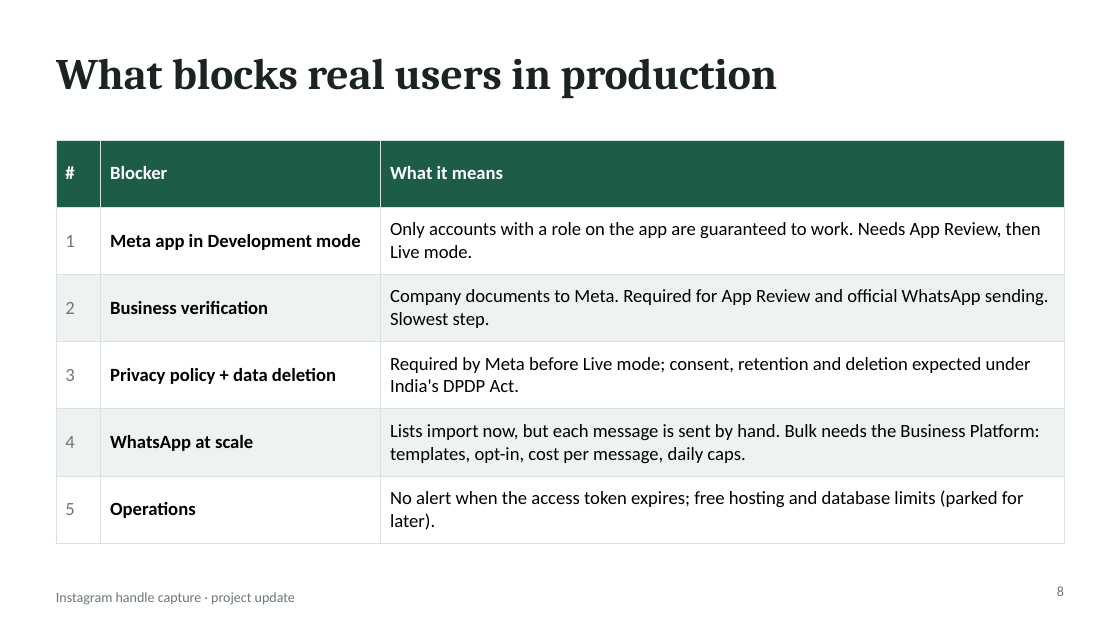
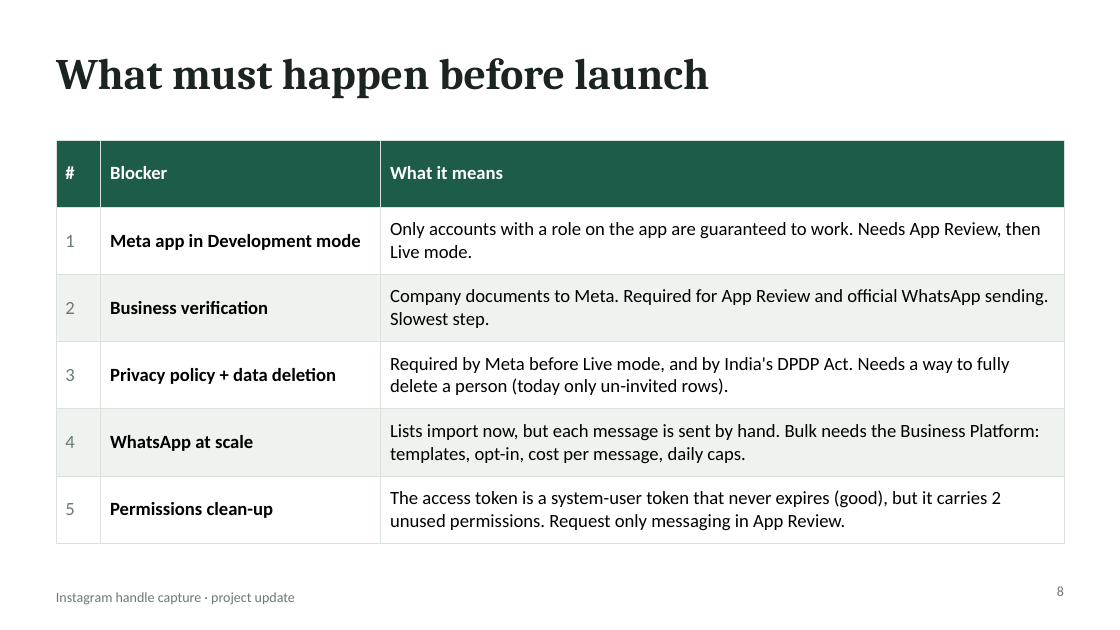
Before and after one commit to blackhorse2807/IG-handle, a slide deck: slide 8 of Instagram-Handle-Capture-Full-Update.pptx. Drawn at 1120x630 pixels with LibreOffice and Linux fonts; fonts in the diff are those of the drawing. Boxes give left, top, right and bottom in pixels: in the first picture for what was removed or moved away, otherwise in the second. Text is boxed around its words. In the diff, an @@ line names an element or a change of style, - is before the commit and + after.

```diff
--- a/Instagram-Handle-Capture-Full-Update.pptx
+++ b/Instagram-Handle-Capture-Full-Update.pptx
@@ title at (56,58,709,99): text changed @@
-What blocks real users in production
+What must happen before launch
@@ table at (56,140,1064,534) @@
-row 4, column 3: Required by Meta before Live mode; consent, retention and deletion expected under India's DPDP Act.
+row 4, column 3: Required by Meta before Live mode, and by India's DPDP Act. Needs a way to fully delete a person (today only un-invited rows).
-row 6, column 2: Operations
+row 6, column 2: Permissions clean-up
-row 6, column 3: No alert when the access token expires; free hosting and database limits (parked for later).
+row 6, column 3: The access token is a system-user token that never expires (good), but it carries 2 unused permissions. Request only messaging in App Review.
```
Also in this commit, not shown: 2 other slides changed, 1 slide added, 1 slide removed, 1 other file.
